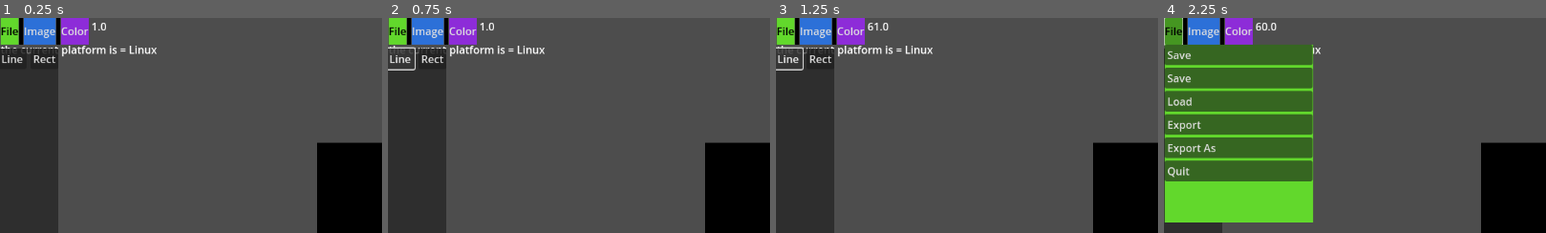
Above: before the commit, frames 1-4 (left to right).
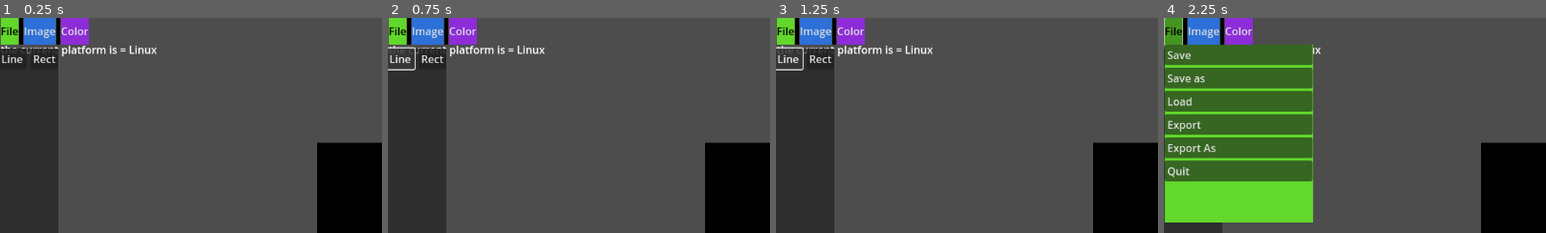
Above: after the commit, the same moments.

Repository: y1z/ms-pixel
Game: Godot game, scene res://Scenes/main.tscn
Two runs of this game, one before a commit and one after it. Both use one fixed random seed, a clock stepped at 60 frames per second and the inputs below.
Inputs (mouse positions are % of the whole screen's width and height, from its top left):
- Up to frame 1 (0.25 s): no input
- Up to frame 2 (0.75 s): click (2, 9) at 0.5 s, where only the run after the commit has a clickable "Line"
- Up to frame 3 (1.25 s): no input
- Up to frame 4 (2.25 s): click (6, 9) at 1.25 s, where only the run after the commit has a clickable "Rect"; click (1, 3) at 2 s, where only the run after the commit has a clickable "File"
The pictures show only the part of the screen within x 0-50%, y 0-50%; the shares and areas given below are measured in that part.

The runs differ from the first frame. In frame 1, less than 0.1% of the frame differs, in the area x 24-28%, y 2-6%; in frame 2, less than 0.1%; in frame 3, 0.1%; in frame 4, 0.2%, in the area x 7-30%, y 2-31%.

Commit message:
Fixed color picker not working and added saving dialog

Diff:
--- a/Scenes/UI/desktop_ui.tscn
+++ b/Scenes/UI/desktop_ui.tscn
@@ -50,7 +50,6 @@
 bg_color = Color(0.5529412, 0.17254902, 0.84705883, 1)
 
 [node name="DesktopUi" type="Control"]
-visible = false
 layout_mode = 3
 anchors_preset = 15
 anchor_right = 1.0
@@ -248,46 +247,46 @@
 
 [node name="file button sub-menu" type="Panel" parent="CanvasLayer/Top bar/options/file button"]
 unique_name_in_owner = true
-visible = false
 layout_mode = 0
 offset_top = 40.0
 offset_right = 224.0
 offset_bottom = 308.0
 theme_override_styles/panel = SubResource("StyleBoxFlat_ff6eo")
 
-[node name="VBoxContainer" type="VBoxContainer" parent="CanvasLayer/Top bar/options/file button/file button sub-menu"]
+[node name="file_menu_options" type="VBoxContainer" parent="CanvasLayer/Top bar/options/file button/file button sub-menu"]
+unique_name_in_owner = true
 layout_mode = 0
 offset_right = 223.0
 offset_bottom = 264.0
 
-[node name="Save" type="Button" parent="CanvasLayer/Top bar/options/file button/file button sub-menu/VBoxContainer"]
+[node name="Save" type="Button" parent="CanvasLayer/Top bar/options/file button/file button sub-menu/file_menu_options"]
 layout_mode = 2
 text = "Save"
 alignment = 0
 
-[node name="Save as" type="Button" parent="CanvasLayer/Top bar/options/file button/file button sub-menu/VBoxContainer"]
-layout_mode = 2
-text = "Save"
-alignment = 0
-
-[node name="Load" type="Button" parent="CanvasLayer/Top bar/options/file button/file button sub-menu/VBoxContainer"]
+[node name="Save as" type="Button" parent="CanvasLayer/Top bar/options/file button/file button sub-menu/file_menu_options"]
+layout_mode = 2
+text = "Save as"
+alignment = 0
+
+[node name="Load" type="Button" parent="CanvasLayer/Top bar/options/file button/file button sub-menu/file_menu_options"]
 layout_mode = 2
 text = "Load"
 alignment = 0
 
-[node name="Export" type="Button" parent="CanvasLayer/Top bar/options/file button/file button sub-menu/VBoxContainer"]
+[node name="Export" type="Button" parent="CanvasLayer/Top bar/options/file button/file button sub-menu/file_menu_options"]
 layout_mode = 2
 text = "Export
 "
 alignment = 0
 
-[node name="Export as" type="Button" parent="CanvasLayer/Top bar/options/file button/file button sub-menu/VBoxContainer"]
+[node name="Export as" type="Button" parent="CanvasLayer/Top bar/options/file button/file button sub-menu/file_menu_options"]
 layout_mode = 2
 text = "Export As
 "
 alignment = 0
 
-[node name="Quit" type="Button" parent="CanvasLayer/Top bar/options/file button/file button sub-menu/VBoxContainer"]
+[node name="Quit" type="Button" parent="CanvasLayer/Top bar/options/file button/file button sub-menu/file_menu_options"]
 layout_mode = 2
 text = "Quit"
 alignment = 0
@@ -340,6 +339,7 @@
 
 [node name="color button sub-menu" type="Panel" parent="CanvasLayer/Top bar/options/color button"]
 unique_name_in_owner = true
+visible = false
 layout_mode = 0
 offset_top = 40.0
 offset_right = 224.0
--- a/Scenes/main.tscn
+++ b/Scenes/main.tscn
@@ -17,23 +17,43 @@
 zoom = Vector2(2.12, 2.12)
 script = ExtResource("3_344ge")
 
-[node name="DebugText" parent="scene_camera" instance=ExtResource("5_21xkr")]
+[node name="UI for Camera" type="Control" parent="scene_camera"]
+layout_mode = 3
+anchors_preset = 0
+offset_right = 40.0
+offset_bottom = 40.0
+
+[node name="DebugText" parent="scene_camera/UI for Camera" instance=ExtResource("5_21xkr")]
 visible = false
+layout_mode = 1
 offset_left = -163.0
 offset_top = -75.0
 offset_right = -157.0
 offset_bottom = -75.0
 
-[node name="DesktopUi" parent="scene_camera" instance=ExtResource("6_344ge")]
+[node name="DesktopUi" parent="scene_camera/UI for Camera" instance=ExtResource("6_344ge")]
 unique_name_in_owner = true
+layout_mode = 1
+offset_left = -269.0
+offset_top = -43.0
+offset_right = -269.0
+offset_bottom = -43.0
 
-[node name="CanvasLayer" type="CanvasLayer" parent="scene_camera"]
+[node name="CanvasLayer" type="CanvasLayer" parent="scene_camera/UI for Camera"]
+visible = false
 
-[node name="FpsCounter" parent="scene_camera/CanvasLayer" instance=ExtResource("5_6bp64")]
+[node name="FpsCounter" parent="scene_camera/UI for Camera/CanvasLayer" instance=ExtResource("5_6bp64")]
 offset_left = 138.0
 offset_top = 1.0
 offset_right = 138.0
 offset_bottom = 1.0
 
+[node name="ColorPicker" type="ColorPicker" parent="scene_camera/UI for Camera/CanvasLayer"]
+offset_left = 414.0
+offset_top = 76.0
+offset_right = 712.0
+offset_bottom = 683.0
+
 [node name="PixelCanvas" parent="." instance=ExtResource("7_344ge")]
+unique_name_in_owner = true
 position = Vector2(17.56, 0)
--- a/Scripts/Pixel Canvas/pixel_canvas_globals.gd
+++ b/Scripts/Pixel Canvas/pixel_canvas_globals.gd
@@ -6,3 +6,8 @@
 	}
 
 const save_dir:String = "user://saves/"
+
+enum SavingFormats {
+	TEXT,
+	BINARY
+}
--- a/Scripts/Pixel Canvas/pixel_canvas_save_format.gd
+++ b/Scripts/Pixel Canvas/pixel_canvas_save_format.gd
@@ -1,44 +1,90 @@
 class_name PixelCanvasSaveFormat extends Object
 
+#region configuration constants
+
 const version:int = 1;
-const extention:String = ".mysp"
+const extension:String = ".mysp"
+const whole_color_separator:String = ","
+const individual_color_componet_separator: String = " "
 
-enum saving_formats {
-	TEXT,
-	BINARY
-}
+#endregion
 
 
-func save(image: Image, name: String, save_path: String) -> Error:
-	var header:String = "";
-	_build_header(header,image.get_format(),image.get_width(),image.get_height())
+func _init() -> void:
+	assert(whole_color_separator != individual_color_componet_separator,"They need to be different")
+
+
+func save_as_text(image: Image, name: String, save_path: String) -> Error:
+	var image_width := image.get_width();
+	var image_height := image.get_height();
+	var data: String = "";
+
+	for x in image_width:
+		for y in image_height:
+			var color:= image.get_pixel(x,y)
+
+			data = data + _parse_color_data(color)
+			pass
+
+	#DirAccess.make_dir_absolute(save_path)
+	var final_file: String = save_path
+
+	print("save_path = %s" % save_path)
+
+	if DirAccess.dir_exists_absolute(save_path):
+		print("does exist")
+		pass
+
+	var file := FileAccess.open(final_file, FileAccess.WRITE_READ)
+
+	if file == null:
+		printerr(FileAccess.get_open_error())
+		return FileAccess.get_open_error()
+
+	var header:String = _build_header(image.get_format(), image_width, image_height, PixelCanvasGlobals.SavingFormats.TEXT);
+	file.store_string(header)
+	file.store_string(data)
+
+	file.close()
 	return OK
 
 
-## out -> the resulting string
+func save_as_binary(image: Image, name: String, save_path: String) -> Error:
+	var header:String = _build_header(image.get_format(), image.get_width(), image.get_height(), PixelCanvasGlobals.SavingFormats.BINARY);
+	return OK
+
+
+## result -> the resulting string
 ## format -> the format in which the image is save
 ## width -> the width of the image
 ## height -> the height of the image
 ## _note -> Text that will be ignored during the loading process (also DON'T include newline characters aka \n or it breaks)
-func _build_header(out:String, format: Image.Format, width:int, height:int,_note:String = "") -> String:
+func _build_header(format: Image.Format, width:int, height:int, saving_formt:PixelCanvasGlobals.SavingFormats,_note:String = "") -> String:
 	var has_valid_format:bool = PixelCanvasGlobals.accepted_formats.has(format)
+	var result:String = "";
 
 	if !has_valid_format:
 		printerr("[ERR] Format not valid (format = %s)" % format)
-		return out
+		return result
 
 	if width < 1:
 		printerr("Can NOT have a width that is zero or less (width = %s)" % width)
-		return out
+		return result
 
 	if height < 1:
 		printerr("Can NOT have a height that is zero or less (height = %s)" % height)
-		return out
+		return result
 
-	out = out + str("v:%s\n" % version)
-	out = out + str("f:%s\n" % PixelCanvasGlobals.accepted_formats[format])
-	out = out + str("w:%s\n" % width)
-	out = out + str("h:%s\n" % height)
-	out = out + str("note:%s \n" % _note.c_unescape())
+	result = result + str("v:%s\n" % version)
+	result = result + str("f:%s\n" % PixelCanvasGlobals.accepted_formats[format])
+	result = result + str("w:%s\n" % width)
+	result = result + str("h:%s\n" % height)
+	result = result + str("t:%s\n" % PixelCanvasGlobals.SavingFormats.keys()[saving_formt])
+	result = result + str("note:%s \n" % _note.c_unescape())
 
-	return out
+	return result
+
+
+func _parse_color_data(color:Color) -> String:
+	var separator:= individual_color_componet_separator;
+	return whole_color_separator + str(color.r8) + separator + str(color.g8) + separator + str(color.b8) + separator + str(color.a8)
--- a/Scripts/Pixel Canvas/pixel_canvas_saver.gd
+++ b/Scripts/Pixel Canvas/pixel_canvas_saver.gd
@@ -3,22 +3,22 @@
 enum SaveMode {
 	SAVE_PNG,
 	SAVE_JPG,
-	SAVE_SIMPLE_PIXEL_FORMAT
+	SAVE_SIMPLE_PIXEL_FORMAT_TEXT,
+	SAVE_SIMPLE_PIXEL_FORMAT_BINARY,
 }
 
 
-
-static func save(canvas:GdPixelCanvas, canvas_name:String, save_mode:SaveMode) -> bool:
+static func save(canvas:GdPixelCanvas, canvas_name:String, path:String, save_mode:SaveMode) -> bool:
 
 	var print_error_info := func(error_value: Error) -> void:
 		printerr("[ERR] : %s" % error_value);
-		print("base directory = %s" % PixelCanvasGlobals.save_dir);
-		print("full directory = %s" % PixelCanvasGlobals.save_dir + canvas_name);
+		print("base directory = %s" % path);
+		print("full directory = %s" % path + canvas_name);
 		print("canvas name = %s" % canvas_name)
 
 	match save_mode:
 		SaveMode.SAVE_PNG:
-			var err := canvas.raw_image.save_png(PixelCanvasGlobals.save_dir + canvas_name)
+			var err := canvas.raw_image.save_png(path + canvas_name)
 
 			if OK != err:
 				print_error_info.call(err);
@@ -26,17 +26,26 @@
 			return true
 
 		SaveMode.SAVE_JPG:
-			var err := canvas.raw_image.save_png(PixelCanvasGlobals.save_dir + canvas_name)
+			var err := canvas.raw_image.save_png(path + canvas_name)
 
 			if OK != err:
 				print_error_info.call(err);
 
 			return true
 
-		SaveMode.SAVE_SIMPLE_PIXEL_FORMAT:
+		SaveMode.SAVE_SIMPLE_PIXEL_FORMAT_TEXT:
 			var saver:PixelCanvasSaveFormat = PixelCanvasSaveFormat.new()
 
-			saver.save(canvas.raw_image,canvas_name,PixelCanvasGlobals.save_dir)
+			if OK != saver.save_as_text(canvas.raw_image, canvas_name, path):
+				printerr("[ERR]: Saving failed")
+				return false
+
+		SaveMode.SAVE_SIMPLE_PIXEL_FORMAT_BINARY:
+			var saver:PixelCanvasSaveFormat = PixelCanvasSaveFormat.new()
+
+			if OK != saver.save_as_binary(canvas.raw_image, canvas_name, PixelCanvasGlobals.save_dir):
+				printerr("[ERR]: Saving failed")
+				return false
 
 			return true
 
@@ -44,3 +53,47 @@
 			printerr("CASE NOT HANDLED %s" % save_mode);
 
 	return false
+
+
+static func load(canvas:GdPixelCanvas, canvas_name:String) -> bool:
+	var file := FileAccess.get_file_as_string(PixelCanvasGlobals.save_dir + canvas_name)
+
+	var current_thing:= 0;
+
+	var color_to_be_added: Color;
+	while current_thing != -1:
+		current_thing = file.findn(PixelCanvasSaveFormat.whole_color_separator, current_thing)
+		var first_num_end := file.findn(PixelCanvasSaveFormat.individual_color_componet_separator, current_thing)
+		color_to_be_added.r8 = file.substr(current_thing, first_num_end).to_int()
+		current_thing = first_num_end
+
+	var height_index := file.find("h:")
+
+	return false
+
+
+static func convert_to_num(input_num:String,index:int) -> int:
+	const nums:= "0123456789";
+	var is_valid_num := func(str_nums:String,input_num_:String,index_:int) -> int:
+		var result := 0
+
+		for n in nums:
+			if n == input_num_[index_]:
+				return result
+
+		return -1
+
+	var valid_num_index:int = is_valid_num.call(input_num,nums,index);
+	var current_number = 1;
+	var iteration := 0
+
+	while valid_num_index != -1:
+		current_number = (current_number * 10) + (int(nums[valid_num_index]) - int("0"))
+		index = index + 1;
+
+		valid_num_index = is_valid_num.call(input_num,nums,index);
+
+	if iteration == 1:
+		current_number = current_number / 10
+
+	return current_number
--- a/Scripts/UI/desktop_ui.gd
+++ b/Scripts/UI/desktop_ui.gd
@@ -29,8 +29,14 @@
 var line_button:Button = Button.new();
 var rect_button:Button = Button.new();
 
+var file_buttons_container: VBoxContainer
 
-func start_the_ui() -> void:
+var saving_dialog: FileDialog;
+var loading_dialog: FileDialog
+
+
+#region SceneUI Implementation
+func start_the_ui(pix_canvas:GdPixelCanvas) -> void:
 	file_and_panel = ButtonAndPanel.new()
 	color_panel = ButtonAndPanel.new();
 	image_panel = ButtonAndPanel.new();
@@ -48,6 +54,38 @@
 	check_box.toggled.connect(show_the_color_picker)
 	connect_to_userdata(desktop_color_picker)
 	current_draw_mode = UserData.draw_modes
+
+	file_buttons_container = %file_menu_options
+
+	saving_dialog = SceneUI.create_file_dialog(FileDialog.FileMode.FILE_MODE_SAVE_FILE)
+	loading_dialog = SceneUI.create_file_dialog(FileDialog.FileMode.FILE_MODE_OPEN_FILE)
+
+	self.add_child(saving_dialog)
+	self.add_child(loading_dialog)
+	saving_dialog.visible = false
+	loading_dialog.visible = false
+	saving_dialog.file_selected.connect(
+		func(path:String):
+			cb_on_file_selected(path, pix_canvas, false)
+
+	)
+
+	loading_dialog.file_selected.connect(
+		func(path:String):
+			cb_on_file_selected(path, pix_canvas, true)
+
+	)
+	for b in file_buttons_container.get_children():
+		if b.name == "Save" && b is Button:
+			var call_back:Callable = func()->void: saving_dialog.visible = true
+			b.pressed.connect(
+				func()->void:
+				call_back.call()
+				)
+
+		if b.name == "Load" && b is Button:
+			var call_back: Callable = func() ->void: loading_dialog.visible = true
+
 	pass
 
 
@@ -94,3 +132,22 @@
 
 func is_tool_active(draw_mode_:UserData.DrawModes) -> bool:
 	return draw_mode_ == current_draw_mode
+
+
+func open_saving_screen() -> void:
+	pass
+
+
+func open_loading_screen() -> void:
+	pass
+
+#endregion
+
+
+func cb_on_file_selected(path:String, canvas:GdPixelCanvas, loading_file:bool) -> void:
+	if !loading_file:
+		PixelCanvasSaver.save(canvas, "", path,PixelCanvasSaver.SaveMode.SAVE_SIMPLE_PIXEL_FORMAT_TEXT)
+	else:
+		PixelCanvasSaver.load(canvas, path)
+
+	pass
--- a/Scripts/UI/scene_ui.gd
+++ b/Scripts/UI/scene_ui.gd
@@ -1,7 +1,7 @@
 @abstract class_name SceneUI extends Control
 
 
-@abstract func start_the_ui() -> void
+@abstract func start_the_ui(pix_canvas:GdPixelCanvas) -> void
 
 
 @abstract func show_ui() -> void
@@ -17,3 +17,21 @@
 
 
 @abstract func is_tool_active(draw_mode:UserData.DrawModes) -> bool
+
+
+@abstract func open_saving_screen() -> void
+
+
+@abstract func open_loading_screen() -> void
+
+
+static func create_file_dialog(file_mode: FileDialog.FileMode, window_mode:Window.Mode = Window.Mode.MODE_WINDOWED) -> FileDialog:
+	var result := FileDialog.new()
+	result.mode = window_mode
+	result.access = FileDialog.ACCESS_FILESYSTEM
+	result.file_mode = file_mode
+	##@tutorial(what the strings are suppost to be): https://docs.godotengine.org/en/stable/classes/class_filedialog.html#class-filedialog-property-filters
+	var file_filters_first_half: String = "*%s;save_data " % PixelCanvasSaveFormat.extension
+	var file_filters_second_half: String = "Files;save_data/%s" % PixelCanvasSaveFormat.extension
+	result.filters = [file_filters_first_half + file_filters_second_half ]
+	return result
--- a/Scripts/main_manager.gd
+++ b/Scripts/main_manager.gd
@@ -11,7 +11,7 @@
 
 func _ready() -> void:
 	select_ui()
-	scene_ui.start_the_ui()
+	scene_ui.start_the_ui(%PixelCanvas)
 	raw_image = Image.create_empty(DEFAULT_WIDTH, DEFAULT_HEIGHT, true, Image.Format.FORMAT_RGBA8)
 
 	for i in raw_image.get_height():
--- a/project.godot
+++ b/project.godot
@@ -125,6 +125,8 @@
 [input_devices]
 
 pointing/android/enable_pan_and_scale_gestures=true
+buffering/agile_event_flushing=true
+pointing/emulate_touch_from_mouse=true
 
 [rendering]
 
